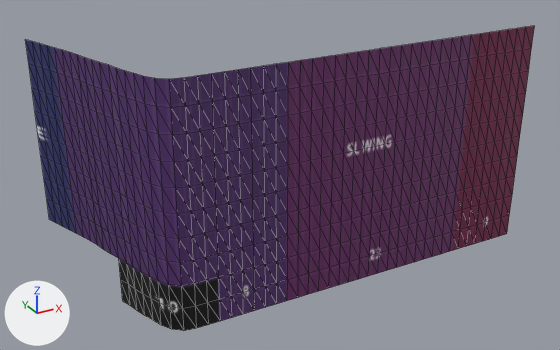
A saved change to the glTF model public/assets/meshes/CorrectedWings/ANYMA_Coachella_Stage_v015_SL_WING_CORR_ORTHO.glb.
Both versions are drawn from a 50 mm camera at (3.1, -49.7, 22.8) aimed at (21.1, -17.1, 6.5). Lighting does not change. The marker at lower left points along +X, +Y and +Z. Mesh edges are drawn as thin lines. Vertices at the same position are counted once.

In view in the first picture: 'LED_SL_WING_FrontP_baked_orthographic.004'.
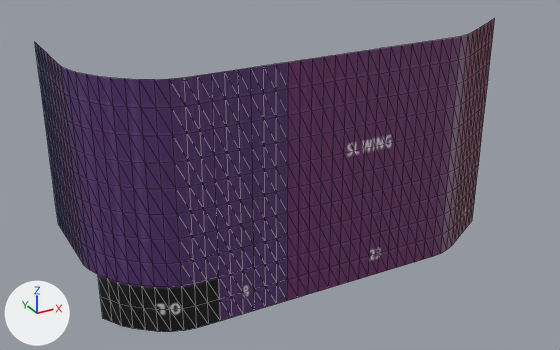
Changed parts and their boxes (x1, y1, x2, y2) in the pictures (560 x 350 px):
'LED_SL_WING_FrontP_baked_orthographic.004', reshaped, turned, rescaled
    before: (25, 26, 534, 331)
    after: (35, 19, 495, 332)

Diff of the bpy script that builds the scene:
```diff
--- a/public/assets/meshes/CorrectedWings/ANYMA_Coachella_Stage_v015_SL_WING_CORR_ORTHO.glb.py
+++ b/public/assets/meshes/CorrectedWings/ANYMA_Coachella_Stage_v015_SL_WING_CORR_ORTHO.glb.py
@@ me_led_sl_wing_frontp_003 @@
 # used by ob_led_sl_wing_frontp_baked_orthographic_004; location = (0.0, 0.0, 0.0); rotation_euler = (1.571, 0.0, 0.0), in degrees (90, 0, 0)
-me_led_sl_wing_frontp_003.from_pydata(...)  # 541 vertices, 960 faces; spans x 10.1..33.5, y 1.9..13.9, z 12.0..21.5
+me_led_sl_wing_frontp_003.from_pydata(...)  # 541 vertices, 960 faces; spans x -32.9..-10.4, y -21.5..-12.7, z 1.9..13.9
+# me_led_sl_wing_frontp_003 part 1: 541 of 541 vertices moved; they spanned x 10.1..33.5, y 1.9..13.9, z 12.0..21.5 and now span x -32.9..-10.4, y -21.5..-12.7, z 1.9..13.9; mean shift (-39.5, -28.1, -12.0); largest move (33.5, 13.9, 21.5) -> (-32.9, -19.2, 13.9)
 me_led_sl_wing_frontp_003.materials.append(mat_festivalmapping_002)
@@ ob_led_sl_wing_frontp_baked_orthographic_004 @@
 ob_led_sl_wing_frontp_baked_orthographic_004.location = (0.0, 0.0, 0.0)
-ob_led_sl_wing_frontp_baked_orthographic_004.rotation_euler = (1.571, 0.0, 0.0)  # degrees (90, 0, 0)
+ob_led_sl_wing_frontp_baked_orthographic_004.rotation_euler = (3.142, 0.0, 0.0)  # degrees (180, 0, 0)
+ob_led_sl_wing_frontp_baked_orthographic_004.scale = (-1.0, -1.0, -1.0)
```
